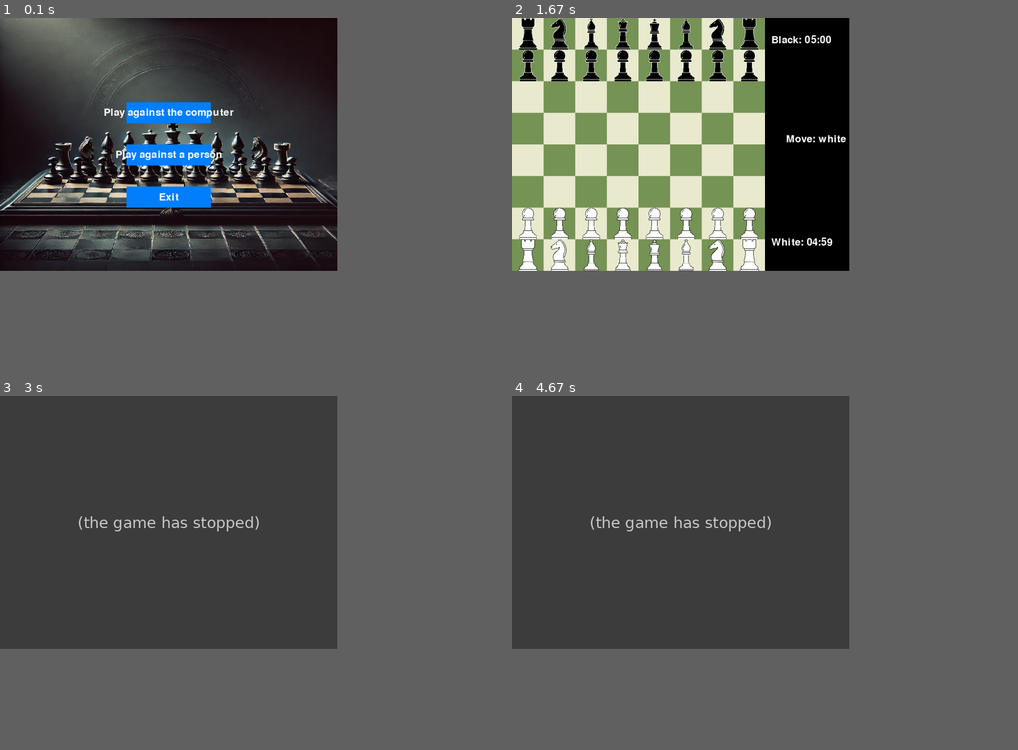
Above: before the commit, frames 1-4 (two rows, left to right).
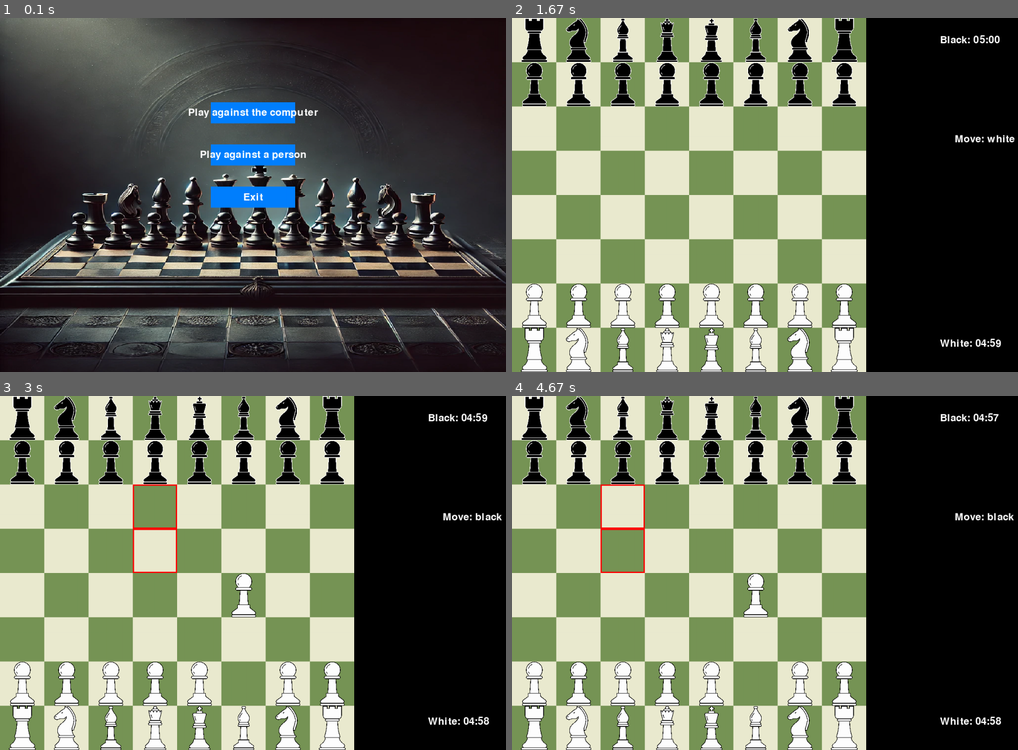
Above: after the commit, the same moments.

Repository: DecidedViewerDumb/ChessPyGame
Game: pygame game, started from main.py
The game is run twice, just before and just after one commit, with the same random seed, the same clock (stepped at 60 frames per second) and the same inputs.
Inputs (mouse positions are in pixels of both pictures, inside the frame that each line leads up to):
- Up to frame 1 (0.1 s): no input
- Up to frame 2 (1.67 s): click "Play against a person" at 0.38 s; click "5 minutes" at 0.72 s
- Up to frame 3 (3 s): click (227, 665) at 2.05 s; click (253, 615) at 2.38 s; click (172, 456) at 2.72 s
- Up to frame 4 (4.67 s): click (613, 456) at 4.38 s
In our replay, the window is 600x450 before the commit and 900x630 after it. These sizes can differ from the game's own. Grey fills any space a smaller window leaves; there, only what the larger window draws over its background counts as a difference.

The runs differ from the first frame. In frame 1, 47% of the frame differs, in the area x 0-100%, y 0-100%; in frame 2, 56%; in frame 3, 70%; in frame 4, 70%.
Error before the commit: IndexError: list index out of range (move_handler.py line 62); the game stopped at 2.05 s (later frames are placeholders)

Commit message:
Changed scren size

Diff:
--- a/main.py
+++ b/main.py
@@ -9,8 +9,8 @@
     pygame.init()
 
     # Screen Settings
-    SCREEN_WIDTH = 800
-    SCREEN_HEIGHT = 600
+    SCREEN_WIDTH = 1200
+    SCREEN_HEIGHT = 840
     screen = pygame.display.set_mode((SCREEN_WIDTH, SCREEN_HEIGHT))
     pygame.display.set_caption("Main menu")
 
